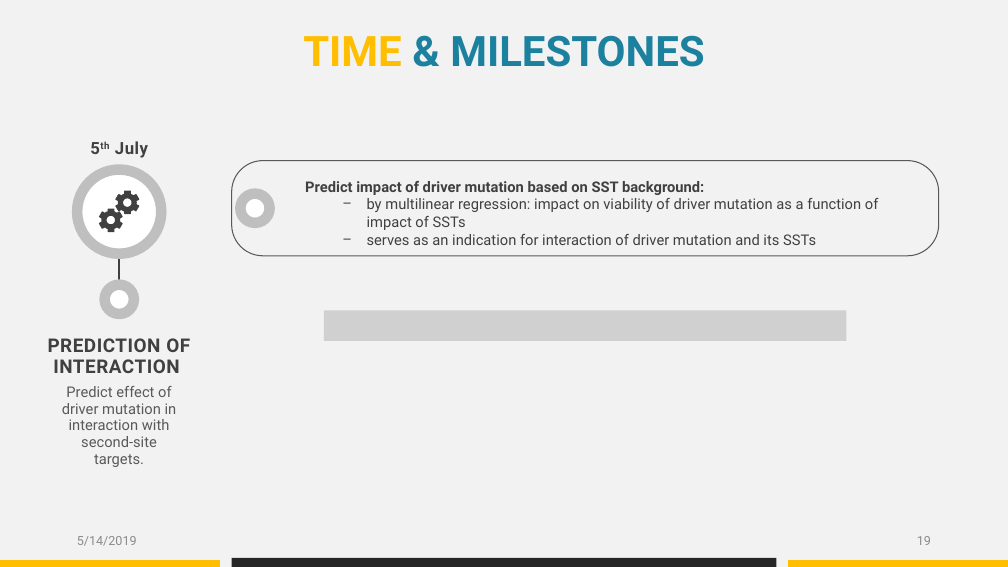
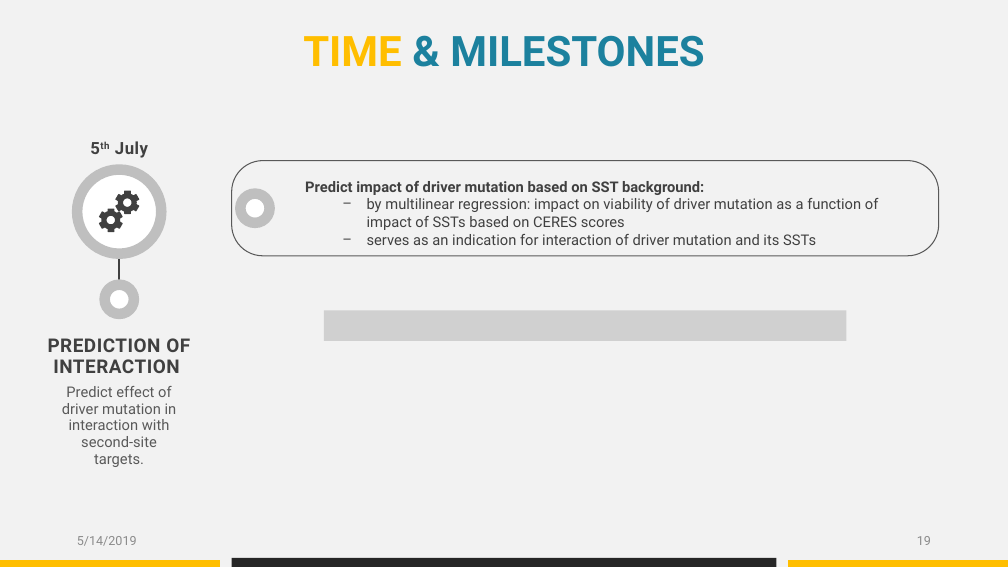
Before and after one commit to datascience-mobi/group-04-project-1-4, a slide deck: slide 19 of Project proposal_presentation_V1.pptx. Drawn at 1008x567 pixels with LibreOffice and Linux fonts; fonts in the diff are those of the drawing; grey boxes stand for pictures. Boxes give left, top, right and bottom in pixels: in the first picture for what was removed or moved away, otherwise in the second. Text is boxed around its words. In the diff, an @@ line names an element or a change of style, - is before the commit and + after.

Commit message:
CERES_spelling_update

```diff
--- a/Project proposal_presentation_V1.pptx
+++ b/Project proposal_presentation_V1.pptx
@@ text at <box>367,198,878,230</box>: text changed @@
-  − by multilinear regression: impact on viability of driver mutation as a function of impact of SSTs
+  − by multilinear regression: impact on viability of driver mutation as a function of impact of SSTs based on CERES scores
```
Also in this commit, not shown: 1 other slide changed.
